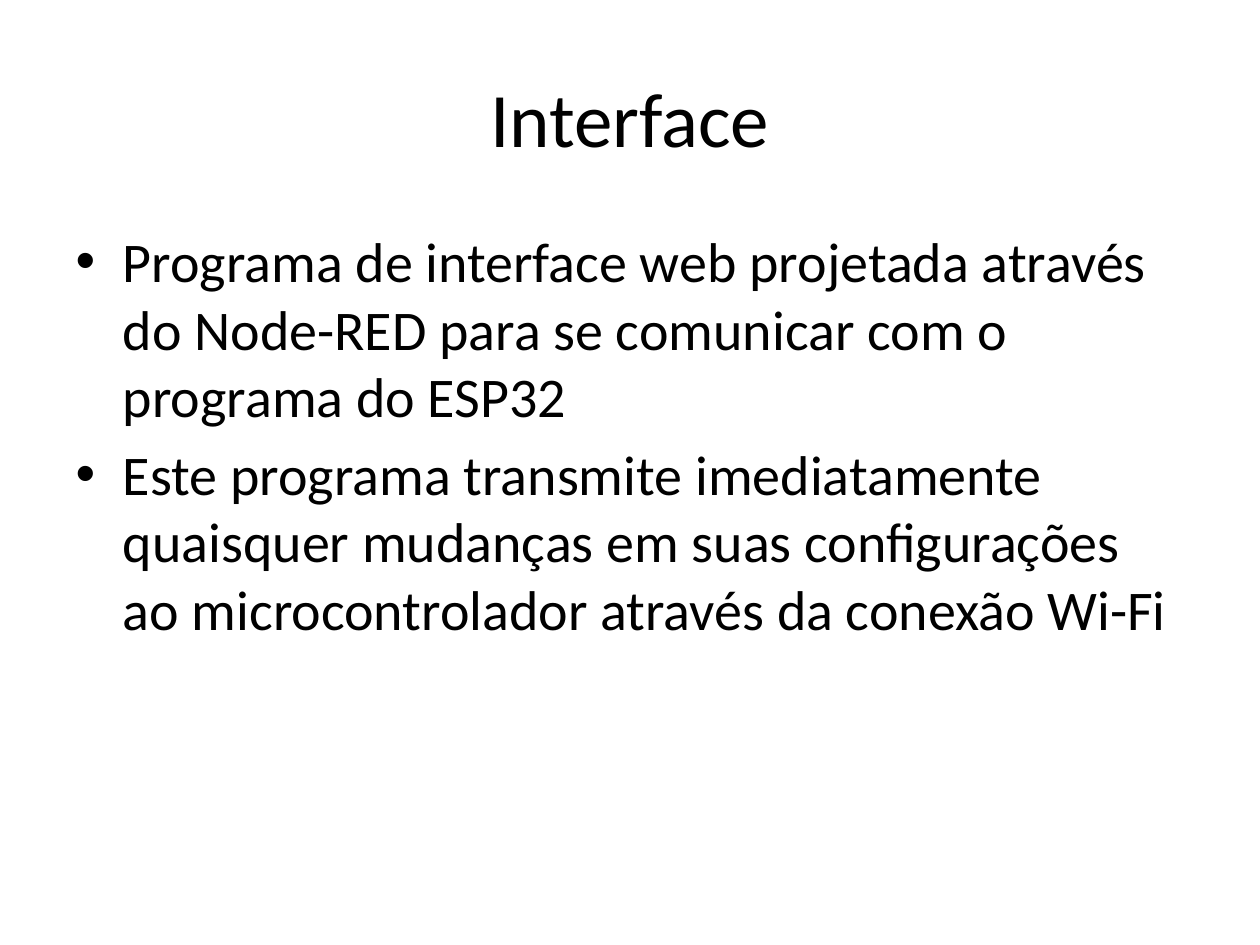
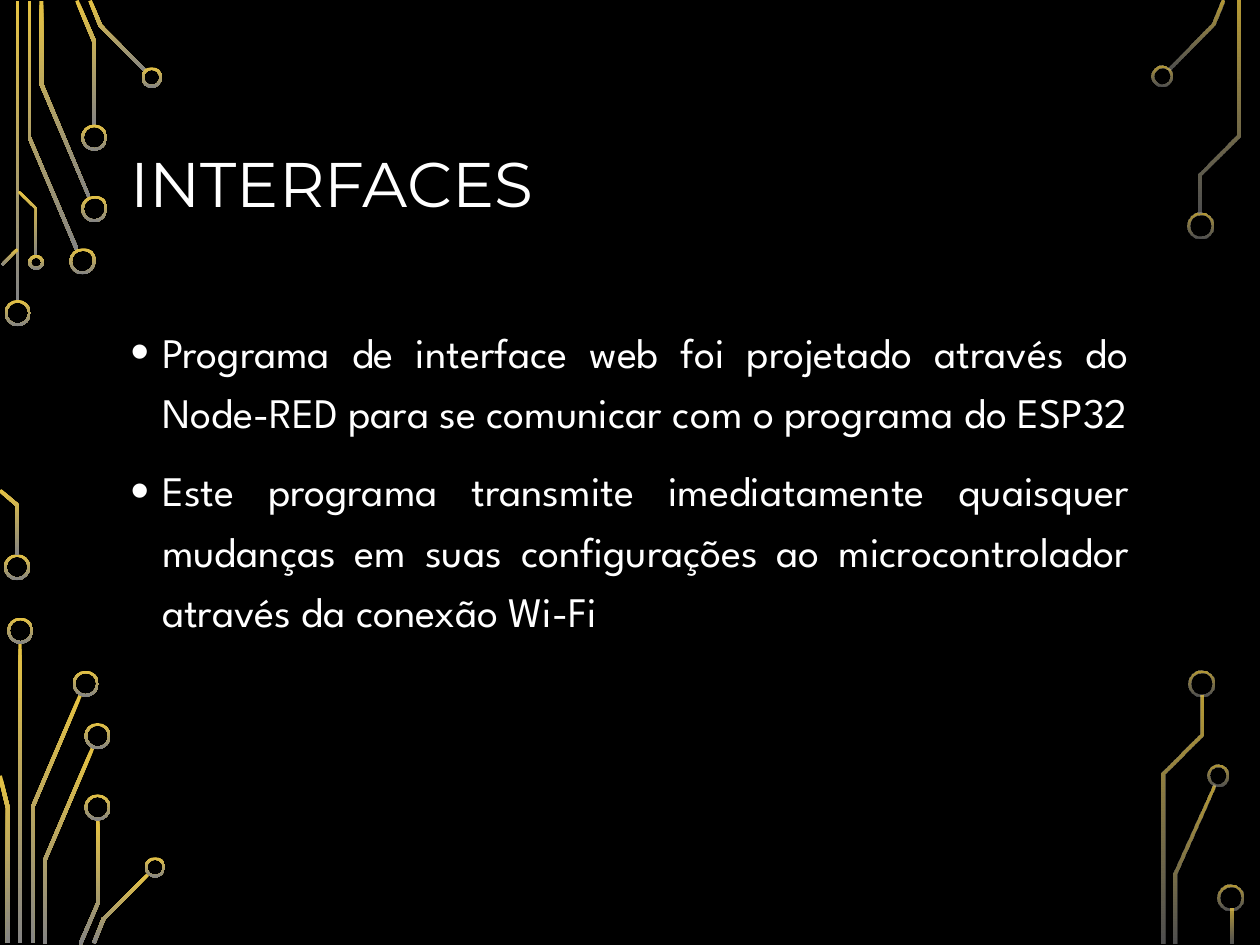
Before and after one commit to AntonioZanini/TCC-ETEC-ELO20-02, a slide deck: slide 20 of TCC.pptx. Drawn at 1260x945 pixels with LibreOffice and Linux fonts; fonts in the diff are those of the drawing; background and template pictures are left out. Boxes give left, top, right and bottom in pixels: in the first picture for what was removed or moved away, otherwise in the second. Text is boxed around its words. In the diff, an @@ line names an element or a change of style, - is before the commit and + after.

```diff
--- a/TCC.pptx
+++ b/TCC.pptx
@@ background #FFFFFF to picture (left out) @@
@@ title at box(131, 162, 534, 208): text changed; size 44 to 36 pt; font Calibri to Montserrat; text colour #000000 to #FFFFFF @@
-Interface
+INTERFACES
@@ text "Programa de interface web foi ...": place and size @@
-text "Programa de interface web foi ..." at box(123, 243, 1165, 631)
+text "Programa de interface web foi ..." at box(162, 338, 1129, 628)
@@ text at box(162, 338, 1129, 438): text changed; size 32 to 24 pt; font Calibri to League Spartan; text colour #000000 to #FFFFFF @@
-• Programa de interface web projetada através do Node-RED para se comunicar com o programa do ESP32
+• Programa de interface web foi projetado através do Node-RED para se comunicar com o programa do ESP32
@@ text at box(162, 477, 1129, 628): size 32 to 24 pt, font Calibri to League Spartan, text colour #000000 to #FFFFFF in "Este programa transmite imediatamente quaisquer mudanças em ..."; alignment left to justified; indent changed; line spacing 1 to 1.2; more space between paragraphs @@
@@ group added at box(0, 0, 1244, 945): 33 freeform shapes, 3 rectangles @@
```
Also in this commit, not shown: 21 other slides changed, 1 slide added, 1 slide removed.
